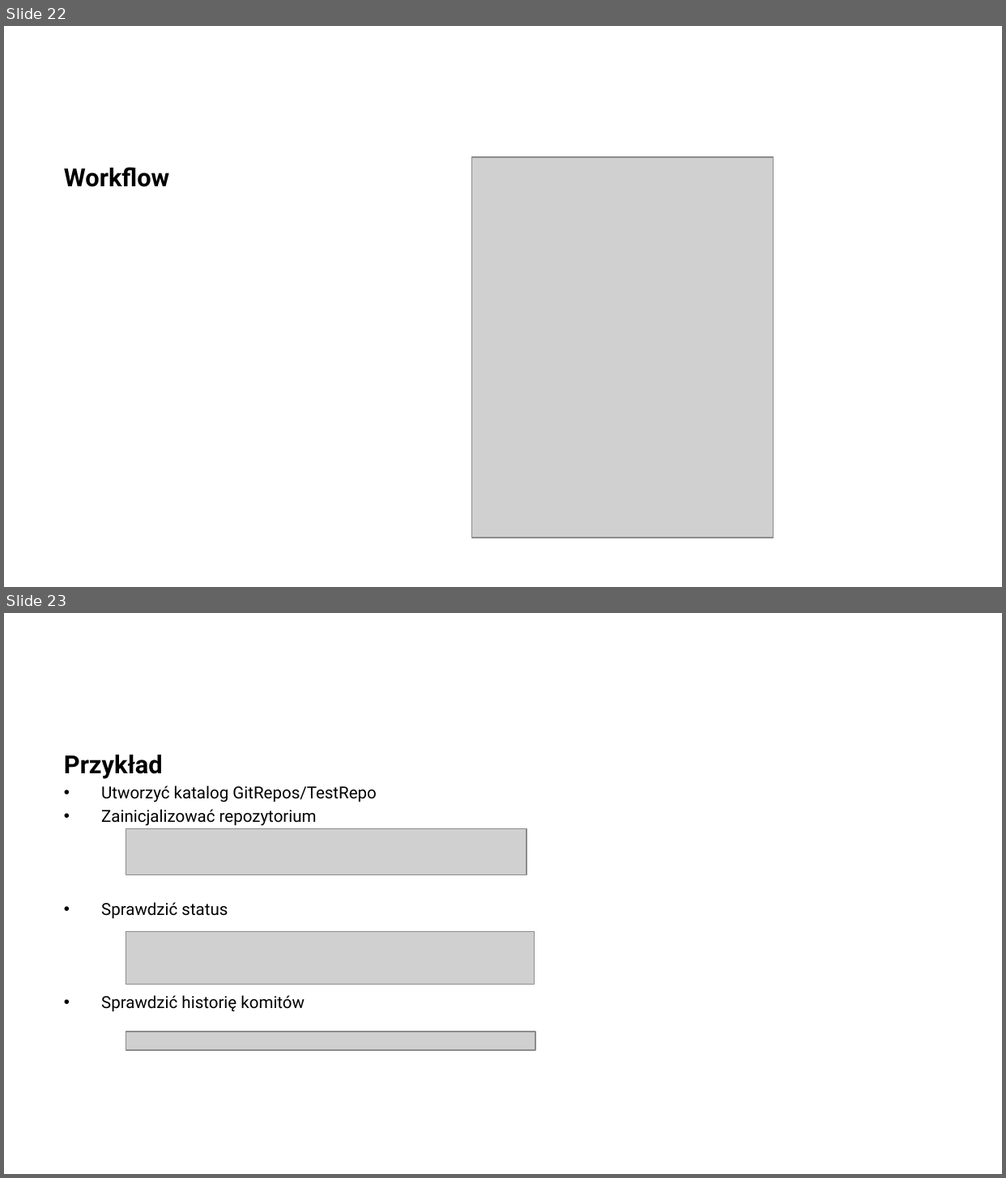
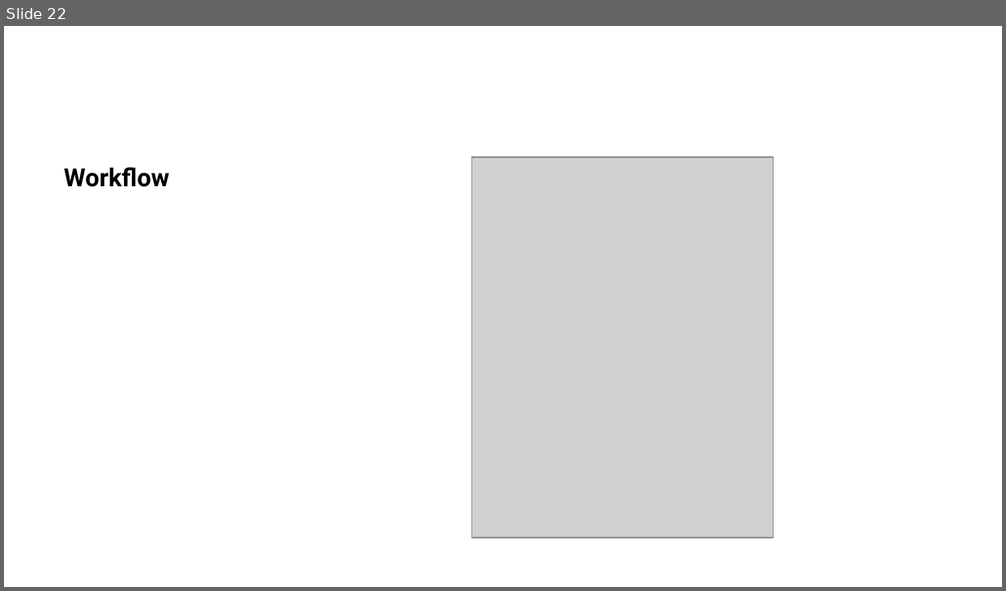
Before and after one commit to arturkwiek/gitlab-tutorial, a slide deck: 03. GitLab - tutorial - Version Control Exercise - git.pptx. Shown one above the other, each under a label of ours: slides 22 and 23 before the commit, slide 22 after it. The pictures are 1006x1178 and 1006x591 pixels, drawn with LibreOffice and Linux fonts; fonts in the diff are those of the drawing; grey boxes stand for pictures; background and template pictures are left out. Boxes give left, top, right and bottom in pixels: in the first picture for what was removed or moved away, otherwise in the second. Text is boxed around its words. In the diff, an @@ line names an element or a change of style, - is before the commit and + after.

```diff
--- a/03. GitLab - tutorial - Version Control Exercise - git.pptx
+++ b/03. GitLab - tutorial - Version Control Exercise - git.pptx
@@ slide 23 removed at bbox=[4, 613, 1002, 1174], background picture (left out) @@
@@ text removed at bbox=[64, 755, 376, 1012] @@
-Przykład
-• Utworzyć katalog GitRepos/TestRepo
-• Zainicjalizować repozytorium
-• Sprawdzić status
-• Sprawdzić historię komitów
@@ picture removed at bbox=[126, 828, 527, 875] @@
@@ picture removed at bbox=[126, 931, 534, 984] @@
@@ picture removed at bbox=[126, 1032, 535, 1051] @@
```
Also in this commit, not shown: 5 slides changed, 3 other files.
